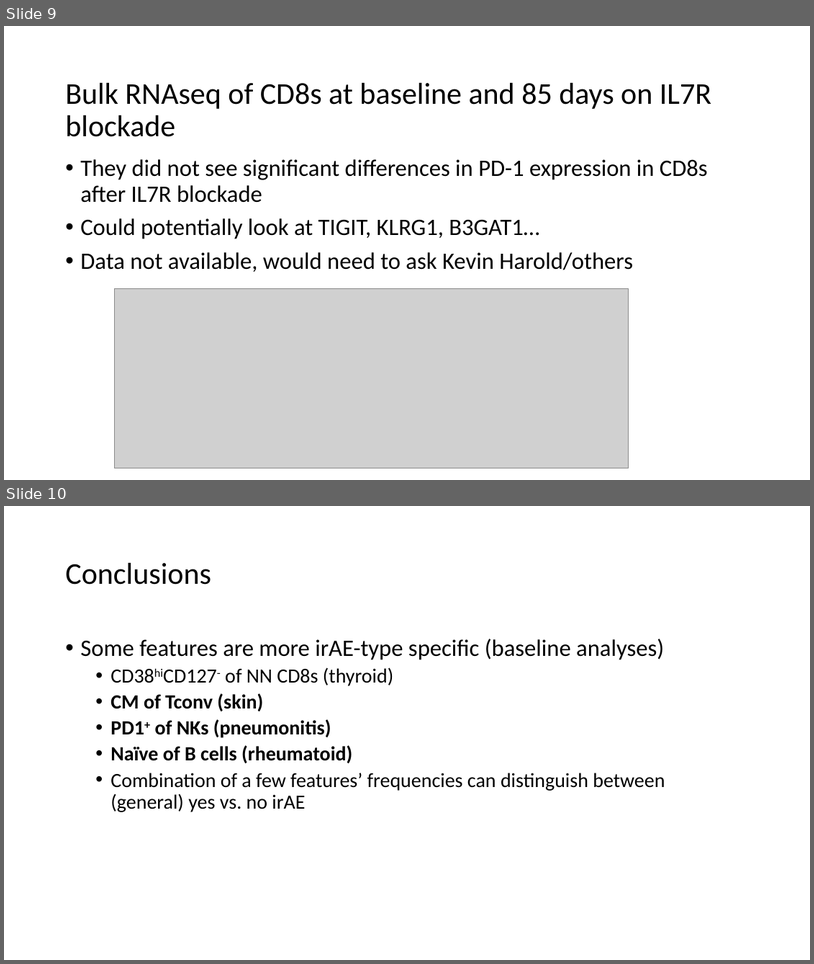
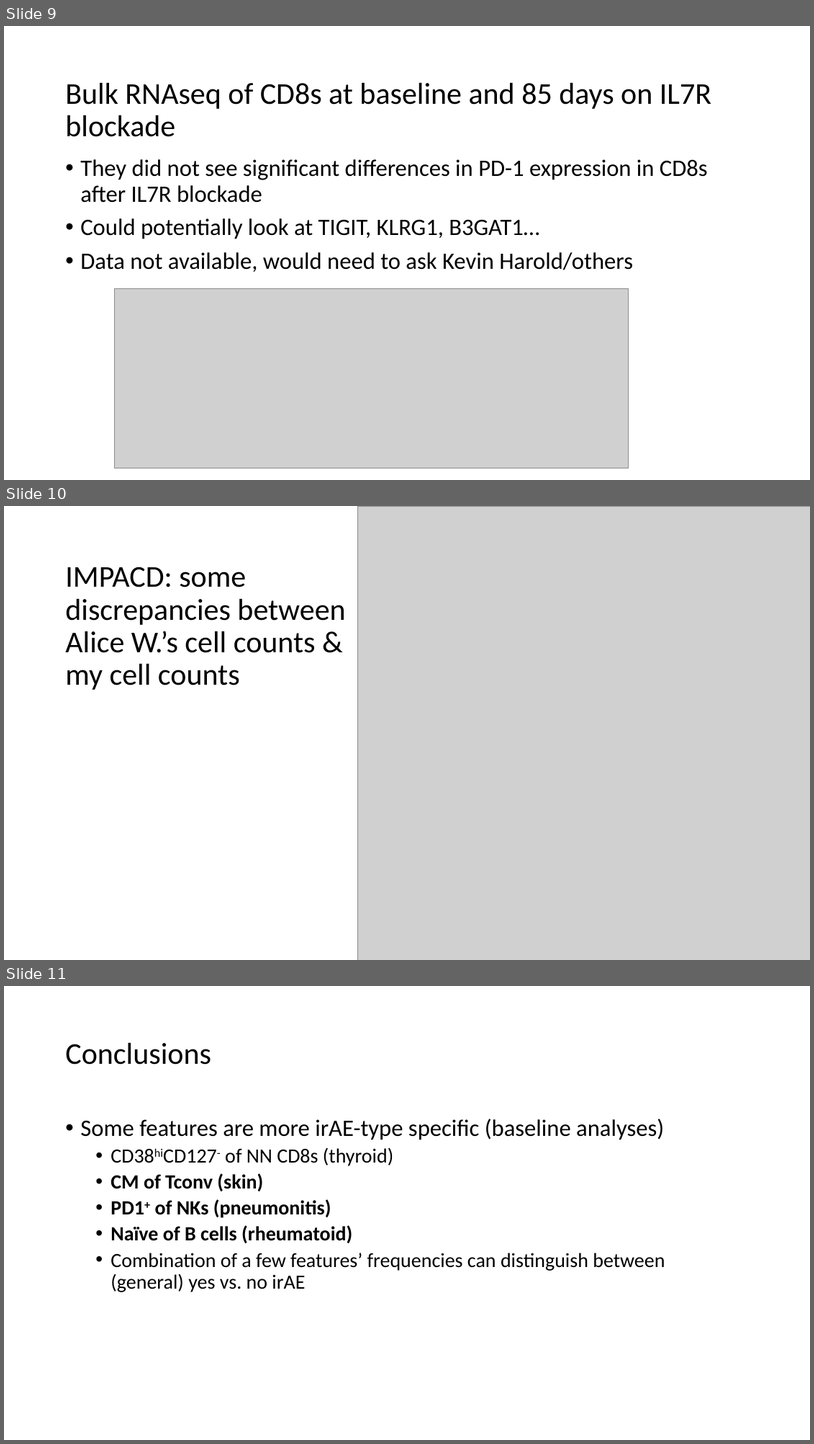
Before and after one commit to tybottorff/bottorffdocs, a slide deck: presentations/weekly_meetings/2024_11_21.pptx. Shown one above the other, each under a label of ours: slides 9 and 10 before the commit, slides 9, 10 and 11 after it. The pictures are 814x964 and 814x1444 pixels, drawn with LibreOffice and Linux fonts; fonts in the diff are those of the drawing; grey boxes stand for pictures. Boxes give left, top, right and bottom in pixels: in the first picture for what was removed or moved away, otherwise in the second. Text is boxed around its words. In the diff, an @@ line names an element or a change of style, - is before the commit and + after.

```diff
--- a/presentations/weekly_meetings/2024_11_21.pptx
+++ b/presentations/weekly_meetings/2024_11_21.pptx
@@ slide 10 added at (4, 506, 810, 960), background #FFFFFF @@
@@ picture added at (358, 506, 810, 960) @@
@@ title added at (65, 566, 345, 690), 36 pt, text #000000 @@
+IMPACD: some discrepancies between Alice W.’s cell counts & my cell counts
@@ what was slide 10 is now slide 11 @@
```
Also in this commit, not shown: 2 slides changed.
